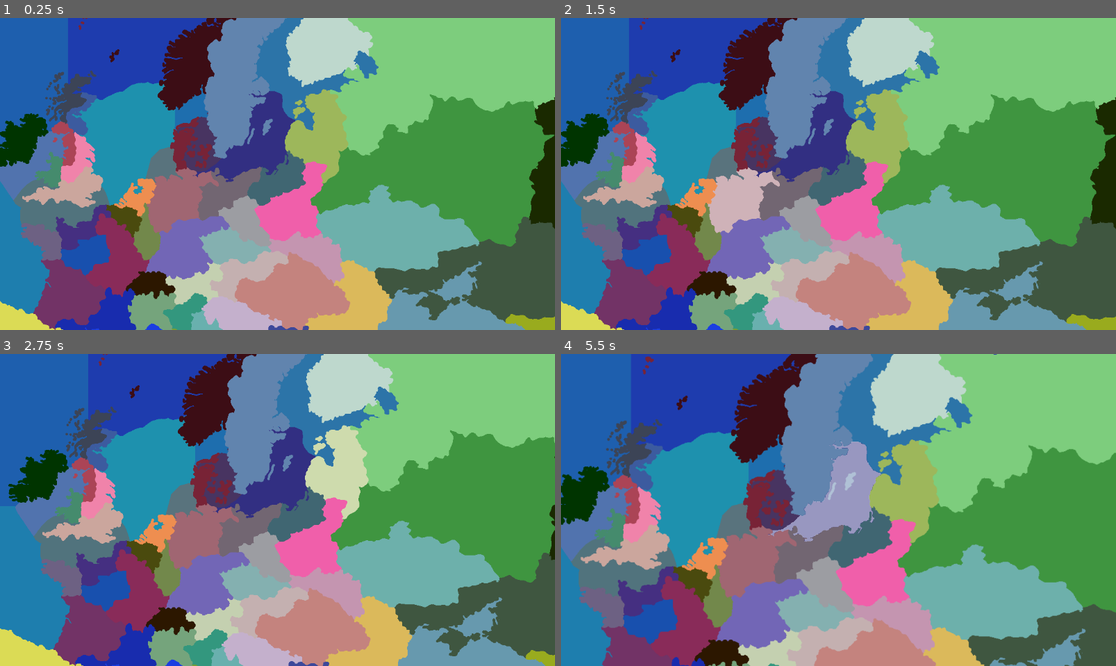
Above: before the commit, frames 1-4 (two rows, left to right).
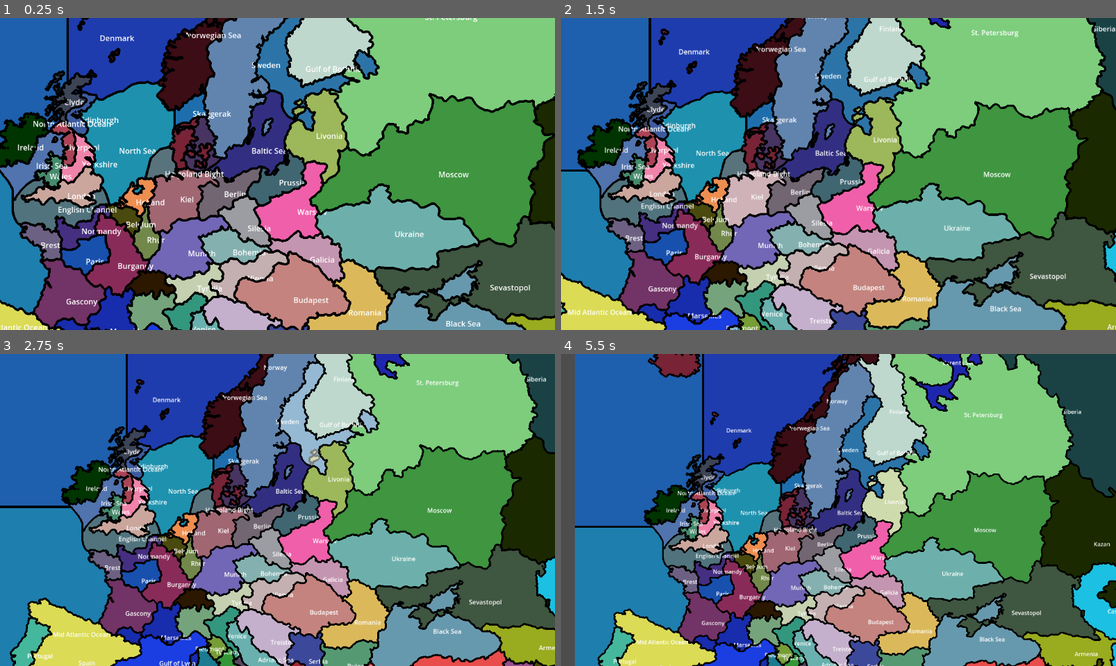
Above: after the commit, the same moments.

Repository: Luckac69/OpenDiplomacy
Game: Godot game, scene res://Scenes/Main.tscn
Two runs of this game, one before a commit and one after it. Both use one fixed random seed, a clock stepped at 60 frames per second and the inputs below.
Inputs (mouse positions are in pixels of both pictures, inside the frame that each line leads up to):
- Up to frame 1 (0.25 s): no input
- Up to frame 2 (1.5 s): tap Enter at 0.5 s; move the mouse to (960, 158) at 0.52 s; tap Mouse wheel down (CamaraZoomOut, bound only after the commi… at 0.6 s; click (960, 158) at 0.67 s; drag from (727, 189) to (810, 236) at 1.27 s
- Up to frame 3 (2.75 s): tap Space at 2 s; move the mouse to (333, 441) at 2.02 s; hold A (CamaraMoveLeft) from 2.03 s (still down); click (333, 441) at 2.17 s; tap Mouse wheel down (CamaraZoomOut, bound only after the commi… at 2.3 s
- Up to frame 4 (5.5 s): release A (CamaraMoveLeft) at 2.75 s; drag from (810, 572) to (672, 463) at 2.77 s; tap Enter at 3.5 s; move the mouse to (1005, 556) at 3.52 s; hold W (CamaraMoveUp) 3.53-4.25 s; click (1005, 556) at 3.67 s; tap Mouse wheel down (CamaraZoomOut, bound only after the commi… at 3.8, 5.3 s; drag from (672, 463) to (755, 432) at 4.27 s; tap Space at 5 s; move the mouse to (866, 510) at 5.02 s; tap Mouse wheel up (CamaraZoomIn) at 5.1 s; click (866, 510) at 5.17 s

The runs differ from the first frame. In frame 1, 16% of the frame differs, in the area x 0-100%, y 0-100%; in frame 2, 39%; in frame 3, 56%; in frame 4, 73%.

Commit message:
added names, in the right places this time

Diff:
--- a/Scenes/Main.gd
+++ b/Scenes/Main.gd
@@ -1,9 +1,38 @@
 extends Node2D
 
-@onready var mapImage = $Sprite2D
+@onready var mapImage = $RegionsImage
+@onready var ArmyImage = $ArmyPlacementImage
+
+@export var boarder_color = Color(0,0,0,1)
 
 func _ready() -> void:
 	load_regions()
+	load_armies()
+
+func _process(delta: float) -> void:
+	pass
+
+
+#########LOADING ARMIES###################
+
+func load_armies():
+	pass
+
+
+
+
+
+##########LOADING REGIONS##################
+func _getPolygonCenter(polygons: Array) -> Vector2:
+	var center : Vector2 = Vector2.ZERO
+	var numPoints : int = 0
+
+	for polygon in polygons:
+		for vertext in polygon:
+			center += vertext
+			numPoints += 1
+
+	return center / numPoints
 
 func load_regions():
 	var image = mapImage.get_texture().get_image()
@@ -16,17 +45,42 @@
 		region.set_name(region_color)
 		get_node("Regions").add_child(region)
 
-		var polygons = get_polygons(image, region_color, pixel_color_dict)
+		var bitmap = get_bitmap(image, region_color, pixel_color_dict)
+		var polygons = bitmap.opaque_to_polygons(Rect2(Vector2(0,0), bitmap.get_size()), 0.1)
+
+		region.center = _getPolygonCenter(polygons)
+
+		var region_name = Label.new()
+		region_name.text = region.region_name
+		region_name.vertical_alignment = VERTICAL_ALIGNMENT_FILL
+		region_name.horizontal_alignment = HORIZONTAL_ALIGNMENT_LEFT
+		region_name.position = region.center
+		region_name.anchor_bottom = true
+		region.add_child(region_name)
 
 		for polygon in polygons:
 			var region_collision = CollisionPolygon2D.new()
 			var region_polygon = Polygon2D.new()
-
 			region_collision.polygon = polygon
 			region_polygon.polygon = polygon
 
+
+			var region_line = Line2D.new()
+			region_line.points = polygon
+			region_line.width = 5
+			region_line.default_color = boarder_color
+
+
+
+
 			region.add_child(region_collision)
 			region.add_child(region_polygon)
+			region.add_child(region_line)
+
+
+
+
+
 
 func get_pixel_color_dict(image):
 	var pixle_color_dict = {}
@@ -38,15 +92,14 @@
 			pixle_color_dict[pixle_color].append(Vector2(x,y))
 	return pixle_color_dict
 
-func get_polygons(image, region_color, pixel_color_dict):
+func get_bitmap(image, region_color, pixel_color_dict):
 	var targetImage = Image.create(image.get_size().x, image.get_size().y, false, Image.FORMAT_RGBA8)
 	for value in pixel_color_dict[region_color]:
 		targetImage.set_pixel(value.x,value.y, "#000000")
 
 	var bitmap = BitMap.new()
 	bitmap.create_from_image_alpha(targetImage)
-	var polygons = bitmap.opaque_to_polygons(Rect2(Vector2(0,0), bitmap.get_size()), 0.1)
-	return polygons
+	return bitmap
 
 
 func import_file(filepath):
--- a/Scenes/Main.tscn
+++ b/Scenes/Main.tscn
@@ -1,13 +1,14 @@
-[gd_scene load_steps=4 format=3 uid="uid://jfvvbaytfm3"]
+[gd_scene load_steps=5 format=3 uid="uid://jfvvbaytfm3"]
 
 [ext_resource type="Script" uid="uid://d1ivpixy40q2p" path="res://Scenes/Main.gd" id="1_r150o"]
 [ext_resource type="Texture2D" uid="uid://pkdropcubys2" path="res://Map_Data/StandardMap.png" id="2_idj7w"]
 [ext_resource type="Script" uid="uid://bmjpwfnd70go4" path="res://Scenes/camera_2d.gd" id="3_kln2b"]
+[ext_resource type="Texture2D" uid="uid://cikliyfsslsr8" path="res://Map_Data/ArmyPlacemennt.png" id="4_rgh2o"]
 
 [node name="Main" type="Node2D"]
 script = ExtResource("1_r150o")
 
-[node name="Sprite2D" type="Sprite2D" parent="."]
+[node name="RegionsImage" type="Sprite2D" parent="."]
 texture = ExtResource("2_idj7w")
 centered = false
 
@@ -16,3 +17,7 @@
 [node name="Camera2D" type="Camera2D" parent="."]
 position = Vector2(799, 609)
 script = ExtResource("3_kln2b")
+
+[node name="ArmyPlacementImage" type="Sprite2D" parent="."]
+texture = ExtResource("4_rgh2o")
+centered = false
--- a/Scenes/region_area.gd
+++ b/Scenes/region_area.gd
@@ -1,6 +1,12 @@
 extends Area2D
 
-var region_name = ""
+var region_name : String
+var armyPlacement : Vector2
+var center : Vector2
+
+
+
+
 
 
 
@@ -12,6 +18,7 @@
 	for node in get_children():
 		if node.is_class("Polygon2D"):
 			node.color = Color(1,1,1,.5)
+	print(region_name + "\t" + str(center))
 
 func _on_mouse_exited() -> void:
 	for node in get_children():
--- a/project.godot
+++ b/project.godot
@@ -51,12 +51,13 @@
 "events": [Object(InputEventMouseButton,"resource_local_to_scene":false,"resource_name":"","device":-1,"window_id":0,"a …(253 unchanged characters)…
 ]
 }
-CamaraZoomout={
+CamaraZoomOut={
 "deadzone": 0.2,
 "events": [Object(InputEventMouseButton,"resource_local_to_scene":false,"resource_name":"","device":-1,"window_id":0,"a …(253 unchanged characters)…
 ]
 }
 CamaraPan={
 "deadzone": 0.2,
-"events": []
+"events": [Object(InputEventMouseButton,"resource_local_to_scene":false,"resource_name":"","device":-1,"window_id":0,"alt_pressed":false,"shift_pressed":false,"ctrl_pressed":false,"meta_pressed":false,"button_mask":0,"position":Vector2(0, 0),"global_position":Vector2(0, 0),"factor":1.0,"button_index":3,"canceled":false,"pressed":false,"double_click":false,"script":null)
+]
 }
Binary file added: Map_Data/ArmyPlacemennt.png
Not shown, added: Map_Data/ArmyPlacemennt.png.import
Binary file changed: Map_Data/StandardMap.png
Not shown, changed: Map_Data/regions.txt
Not shown, added: Map_Data/ArmyPlacemennt.png~
Not shown, added: Map_Data/StandardMap.kra
Not shown, added: Map_Data/StandardMap.kra~
Not shown, changed: Map_Data/StandardMap.png~
